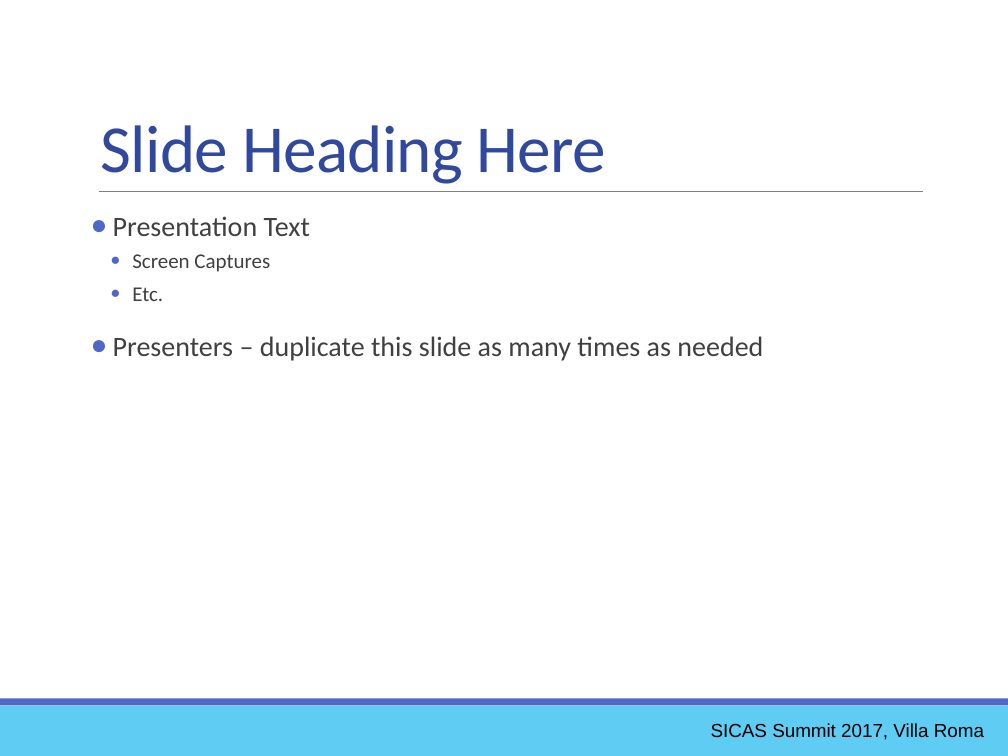
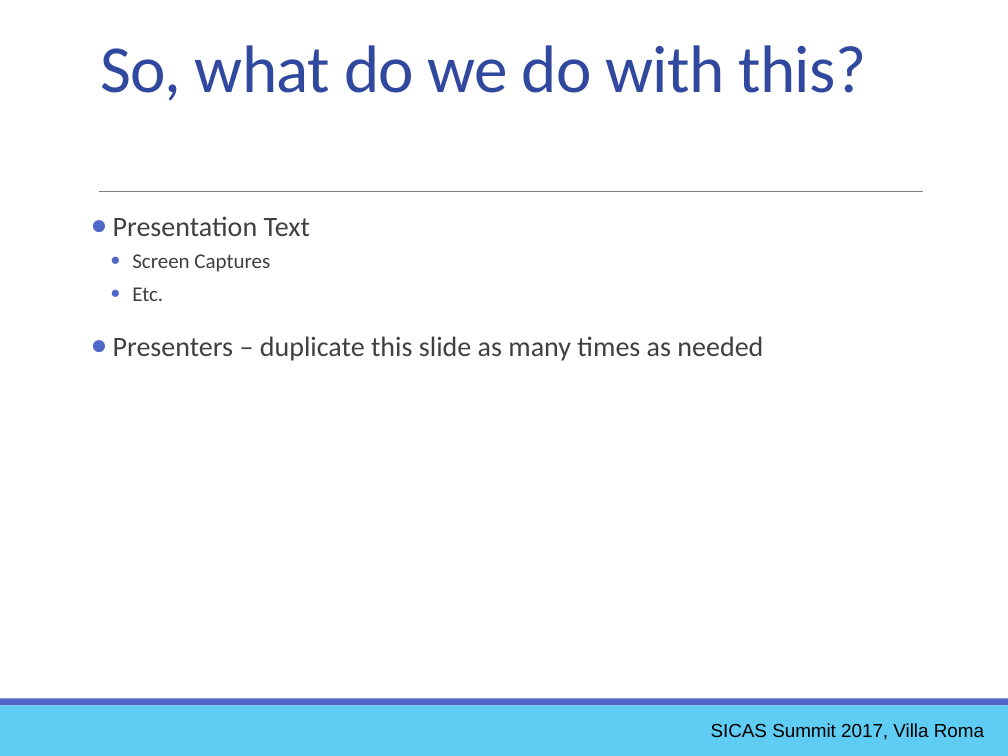
Before and after one commit to ewcole/simple_report, a slide deck: slide 9 of docs/SICAS_2017/Cole_Drop-In Reporting with Groovy.pptx (slide 8 before the commit). Drawn at 1008x756 pixels with LibreOffice and Linux fonts; fonts in the diff are those of the drawing. Boxes give left, top, right and bottom in pixels: in the first picture for what was removed or moved away, otherwise in the second. Text is boxed around its words. In the diff, an @@ line names an element or a change of style, - is before the commit and + after.

```diff
--- a/docs/SICAS_2017/Cole_Drop-In Reporting with Groovy.pptx
+++ b/docs/SICAS_2017/Cole_Drop-In Reporting with Groovy.pptx
@@ title at [101,45,866,101]: text changed @@
-Slide Heading Here
+So, what do we do with this?
```
Also in this commit, not shown: 3 other slides changed, 3 other files.
